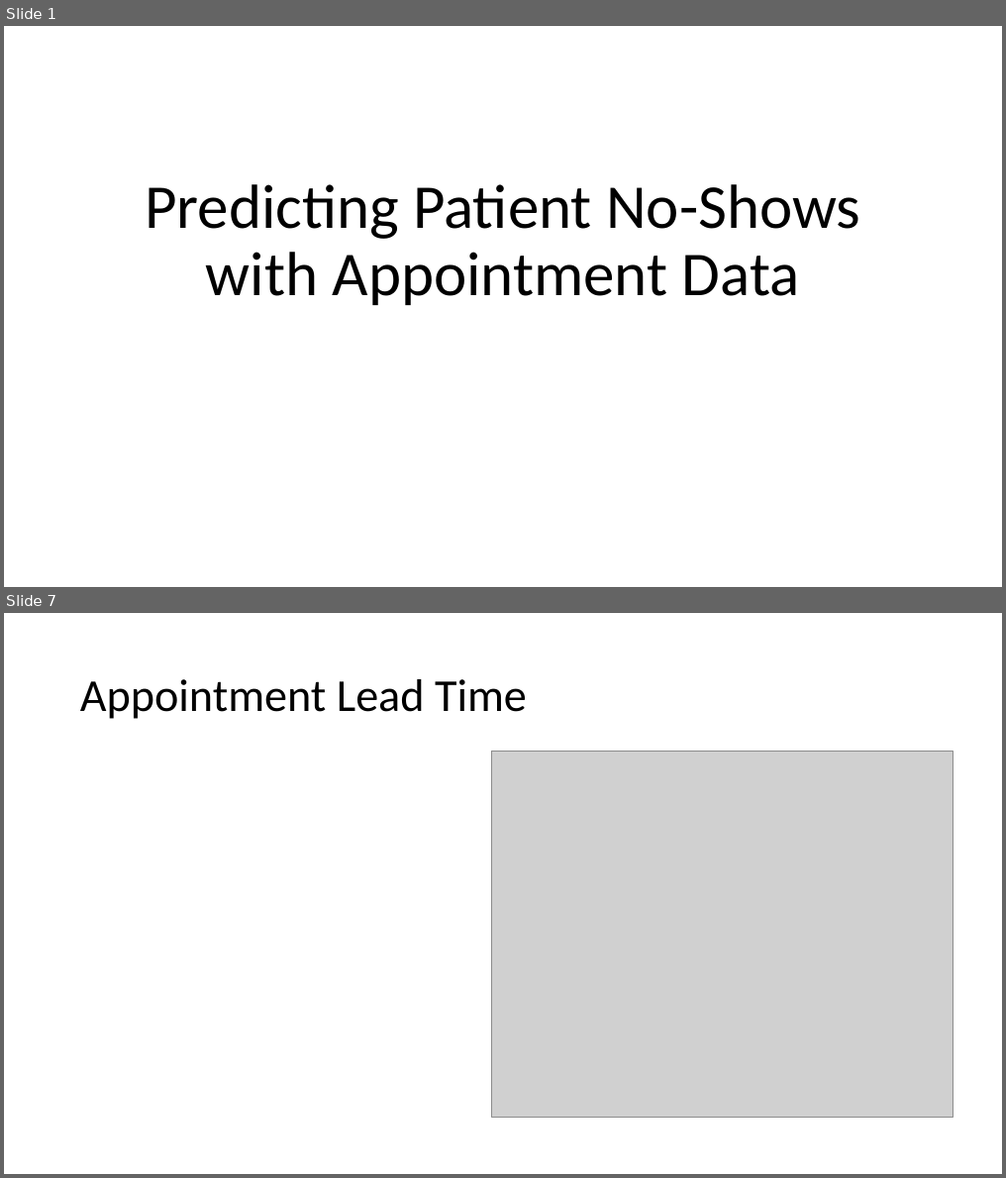
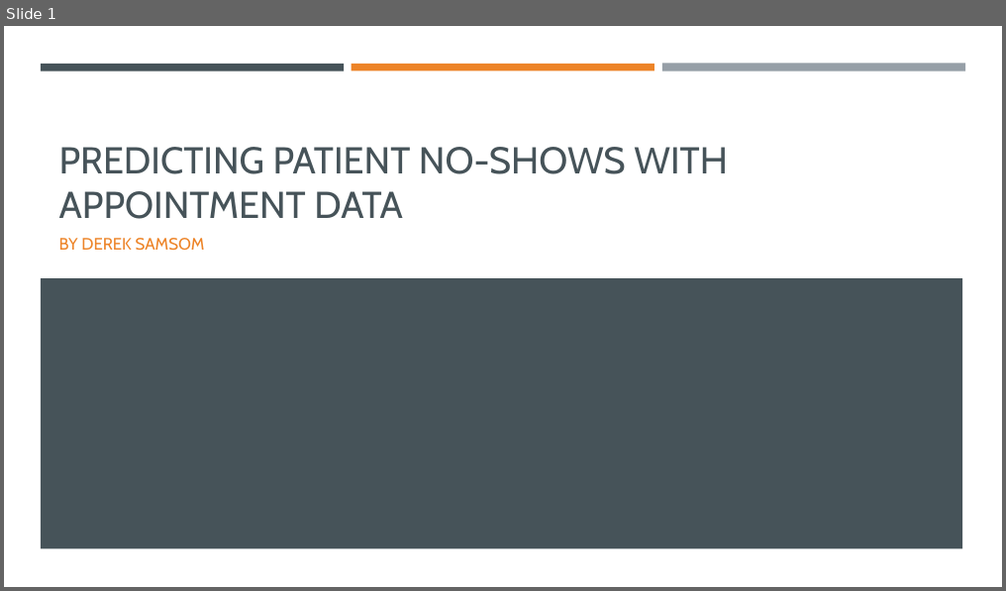
Before and after one commit to DerekSamsom/Capstone, a slide deck: Appointments_Presentation.pptx. Shown one above the other, each under a label of ours: slides 1 and 7 before the commit, slide 1 after it; the slides between them are not shown. The pictures are 1006x1178 and 1006x591 pixels, drawn with LibreOffice and Linux fonts; fonts in the diff are those of the drawing; grey boxes stand for pictures. Boxes give left, top, right and bottom in pixels: in the first picture for what was removed or moved away, otherwise in the second. Text is boxed around its words. In the diff, an @@ line names an element or a change of style, - is before the commit and + after.

Commit message:
Adding Final Draft of Appointment Capstone report and slide deck

```diff
--- a/Appointments_Presentation.pptx
+++ b/Appointments_Presentation.pptx
@@ slide 7 removed at bbox=[4, 613, 1002, 1174], background #FFFFFF @@
@@ title removed at bbox=[80, 679, 527, 719] @@
-Appointment Lead Time
@@ picture removed at bbox=[492, 752, 953, 1118] @@
@@ slide 1 changed as well @@
@@ rectangle added at bbox=[41, 64, 344, 71], fill #465359 @@
@@ rectangle added at bbox=[351, 64, 654, 71], fill #ED8428 @@
@@ rectangle added at bbox=[662, 64, 965, 72], fill #969FA7 @@
@@ title at bbox=[59, 147, 728, 219]: text changed; size 60 to 36 pt; font Calibri to Cabin; text colour #000000 to #465359 @@
-Predicting Patient No-Shows with Appointment Data
+PREDICTING PATIENT NO-SHOWS WITH APPOINTMENT DATA
@@ subtitle added at bbox=[59, 238, 205, 251], 16 pt, text #ED8428 @@
+BY DEREK SAMSOM
@@ rectangle added at bbox=[41, 278, 963, 549], fill #465359 @@
```
Also in this commit, not shown: 4 other slides changed, 6 slides added, 5 other slides removed, 2 other files.
